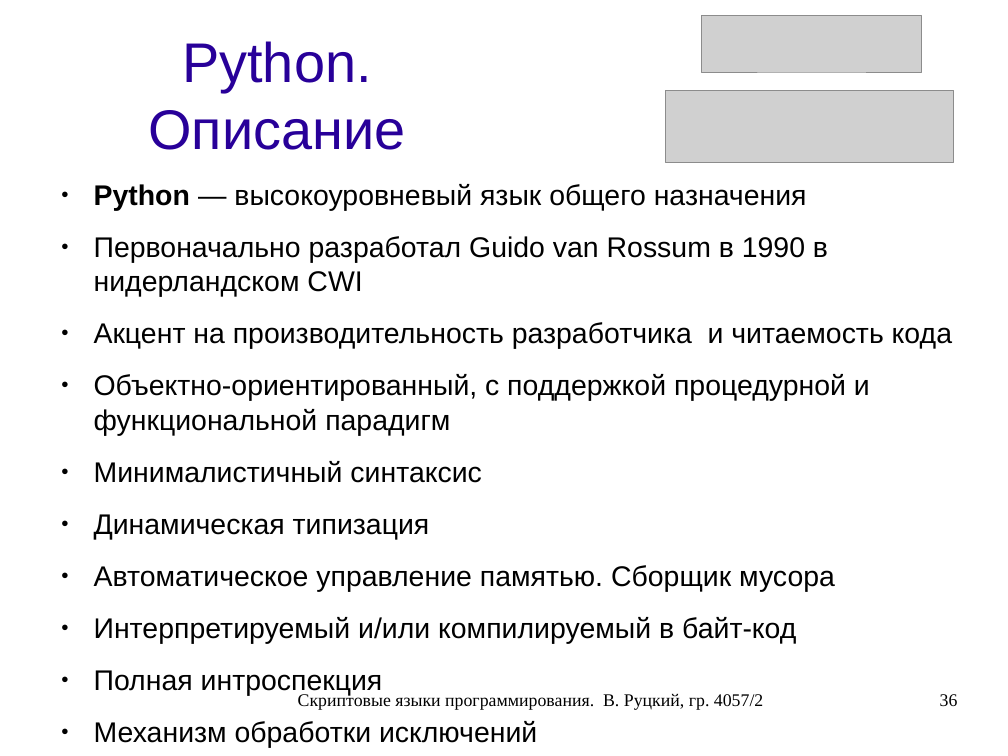
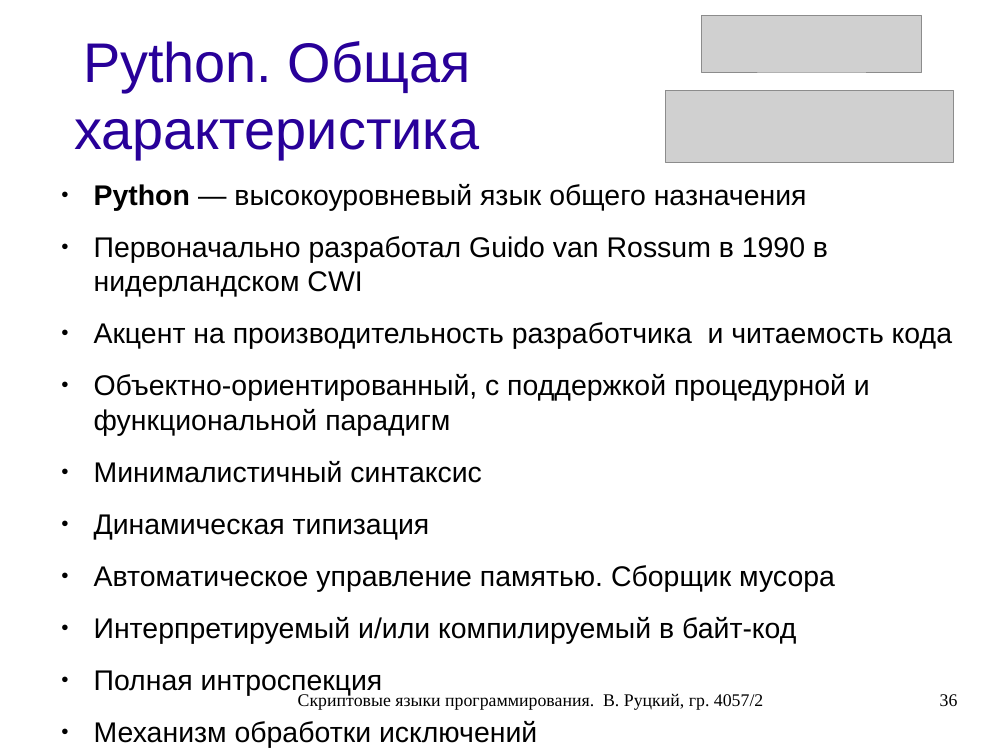
Before and after one commit to rutsky/semester07, a slide deck: slide 36 of Operation_systems/scripting_languages/40572_Rutsky_Scripting_languages.odp. Drawn at 1008x756 pixels with LibreOffice and Linux fonts; fonts in the diff are those of the drawing; grey boxes stand for pictures. Boxes give left, top, right and bottom in pixels: in the first picture for what was removed or moved away, otherwise in the second. Text is boxed around its words. In the diff, an @@ line names an element or a change of style, - is before the commit and + after.

```diff
--- a/Operation_systems/scripting_languages/40572_Rutsky_Scripting_languages.odp
+++ b/Operation_systems/scripting_languages/40572_Rutsky_Scripting_languages.odp
@@ title at [74, 41, 479, 159]: text changed @@
-Python. Описание
+Python. Общая характеристика
```
Also in this commit, not shown: 4 other slides changed, 6 slides removed.
